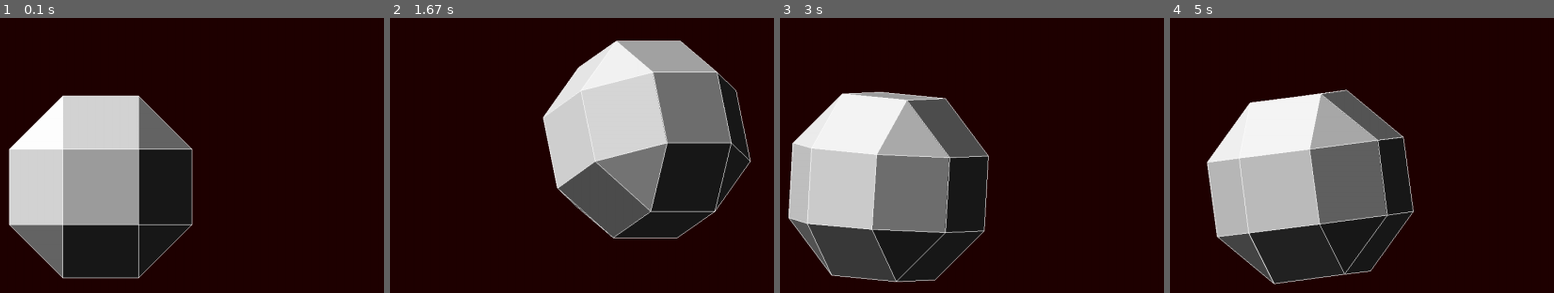
Above: before the commit, frames 1-4 (left to right).
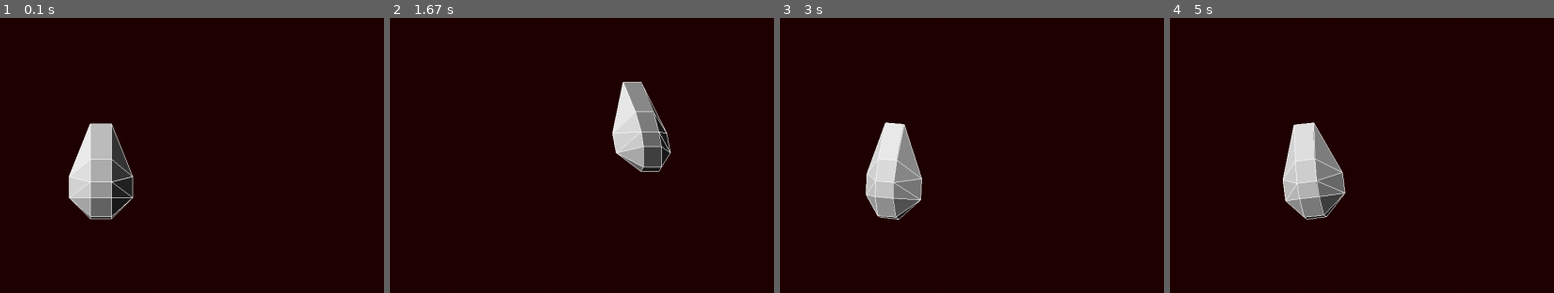
Above: after the commit, the same moments.

Repository: cazacov/python-stuff
Game: pygame game, started from pygame-test/main.py
Same seed, same stepped clock (60 frames per second), same inputs: the game is played once before the commit and once after it.
Inputs:
- Up to frame 1 (0.1 s): no input
- Up to frame 2 (1.67 s): hold Right 0.33-0.8 s; hold Up 0.83-1.13 s; hold W 0.83-1.13 s; tap + at 0.98 s; hold Right 1.17-1.63 s; hold D 1.17-1.63 s; tap - at 1.32 s
- Up to frame 3 (3 s): hold Left 1.67-2.2 s; hold A 1.67-2.2 s; tap E at 1.82 s; hold Down 2.23-2.53 s; hold S 2.23-2.53 s; tap + at 2.38 s; hold Left 2.57-2.97 s; hold A 2.57-2.97 s; tap - at 2.72 s
- Up to frame 4 (5 s): hold Up 3-3.37 s; hold W 3-3.37 s; tap E at 3.15, 4.62 s; hold Right 3.4-4.03 s; hold D 3.4-4.03 s; tap + at 3.55 s; hold Down 4.07-4.43 s; hold S 4.07-4.43 s; tap - at 4.22 s; hold Left 4.47-4.93 s; hold A 4.47-4.93 s; hold Right from 4.97 s (still down); hold D from 4.97 s (still down)

The runs differ from the first frame. In frame 1, 17% of the frame differs, in the area x 2-51%, y 27-95%; in frame 2, 22%; in frame 3, 23%; in frame 4, 23%, in the area x 9-64%, y 25-97%.

Commit message:
More models

Diff:
--- a/pygame-test/bodies_3d.py
+++ b/pygame-test/bodies_3d.py
@@ -493,3 +493,64 @@
         [22, 9, 23, ],  # 24
         [4, 6, 5, 9, ],  # 25
     ])
+
+starship = Body(vertices=[
+[-60.0,	-20.0,	-20.0],	#0
+[-20.0,	-20.0,	14.0],	#1
+[-60.0,	20.0,	-20.0],	#2
+[-20.0,	10.0,	15.75],	#3
+[60.0,	-20.0,	-20.0],	#4
+[20.0,	-20.0,	14.0],	#5
+[60.0,	20.0,	-20.0],	#6
+[20.0,	10.0,	15.75],	#7
+[-20.0,	-60.0,	-12.0],	#8
+[-20.0,	-56.0,	0.0],	#9
+[20.0,	-56.0,	0.0],	#10
+[20.0,	-60.0,	-12.0],	#11
+[-20.0,	52.05,	10.0],	#12
+[-20.0,	120.0,	-10.0],	#13
+[20.0,	120.0,	-10.0],	#14
+[20.0,	52.05,	10.0],	#15
+[-20.0,	20.0,	-24.0],	#16
+[-20.0,	-20.0,	-24.0],	#17
+[20.0,	20.0,	-24.0],	#18
+[20.0,	-20.0,	-24.0],	#19
+[-20.0,	-40.0,	-21.0],	#20
+[20.0,	-40.0,	-21.0],	#21
+[20.0,	116.0,	-13.51],	#22
+[-20.0,	116.0,	-13.51],	#23
+],
+faces=[
+[2,	3,	0,	], 	#0
+[7,	15,	6,	], 	#1
+[6,	4,	7,	], 	#2
+[10,	9,	1,	5,	], 	#3
+[17,	16,	2,	0,	], 	#4
+[5,	1,	3,	7,	], 	#5
+[8,	9,	10,	11,	], 	#6
+[11,	10,	4,	], 	#7
+[1,	9,	0,	], 	#8
+[14,	22,	6,	], 	#9
+[14,	15,	12,	13,	], 	#10
+[16,	23,	2,	], 	#11
+[12,	15,	7,	3,	], 	#12
+[13,	12,	2,	], 	#13
+[17,	19,	18,	16,	], 	#14
+[20,	21,	19,	17,	], 	#15
+[22,	23,	16,	18,	], 	#16
+[18,	19,	4,	6,	], 	#17
+[19,	21,	4,	], 	#18
+[21,	20,	8,	11,	], 	#19
+[23,	22,	14,	13,	], 	#20
+[8,	20,	0,	], 	#21
+[22,	18,	6,	], 	#22
+[23,	13,	2,	], 	#23
+[20,	17,	0,	], 	#24
+[21,	11,	4,	], 	#25
+[15,	14,	6,	], 	#26
+[12,	3,	2,	], 	#27
+[3,	1,	0,	], 	#28
+[4,	5,	7,	], 	#29
+[9,	8,	0,	], 	#30
+[10,	5,	4,	], 	#31
+])
--- a/pygame-test/main.py
+++ b/pygame-test/main.py
@@ -9,8 +9,8 @@
 screen_height = 1000
 
 origin = [screen_width/2, screen_height/2]
-vertices = rhombicuboctahedron.vertices
-faces = rhombicuboctahedron.faces
+vertices = starship.vertices
+faces = starship.faces
 position = [0, 0, 0]
 zoom = 1
 
Not shown, added: blender-models/starship.blend
